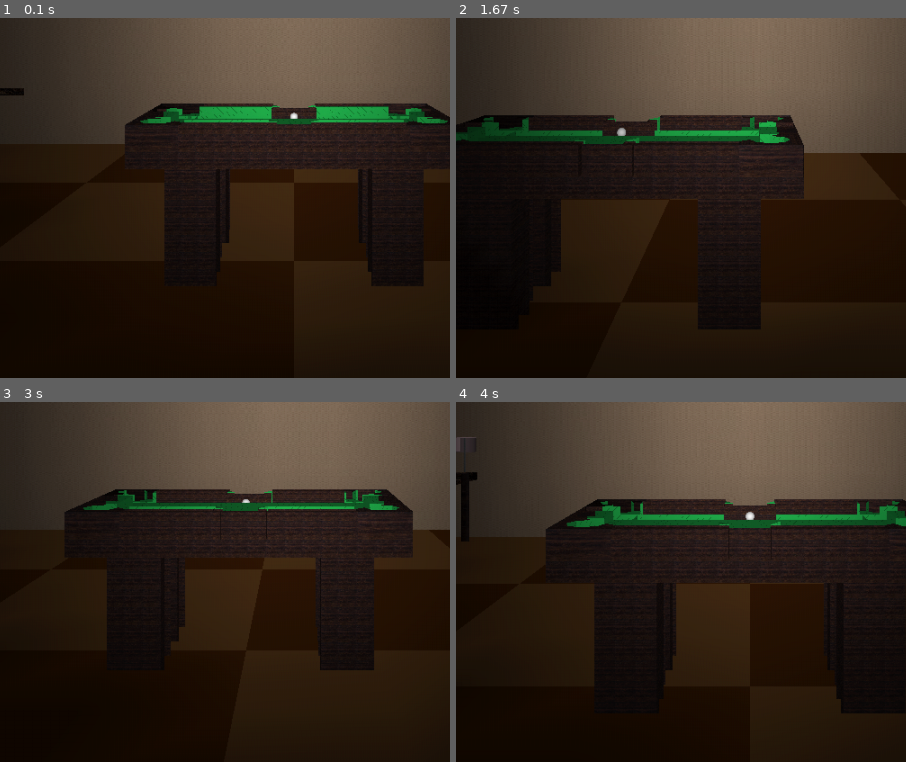
Above: before the commit, frames 1-4 (two rows, left to right).
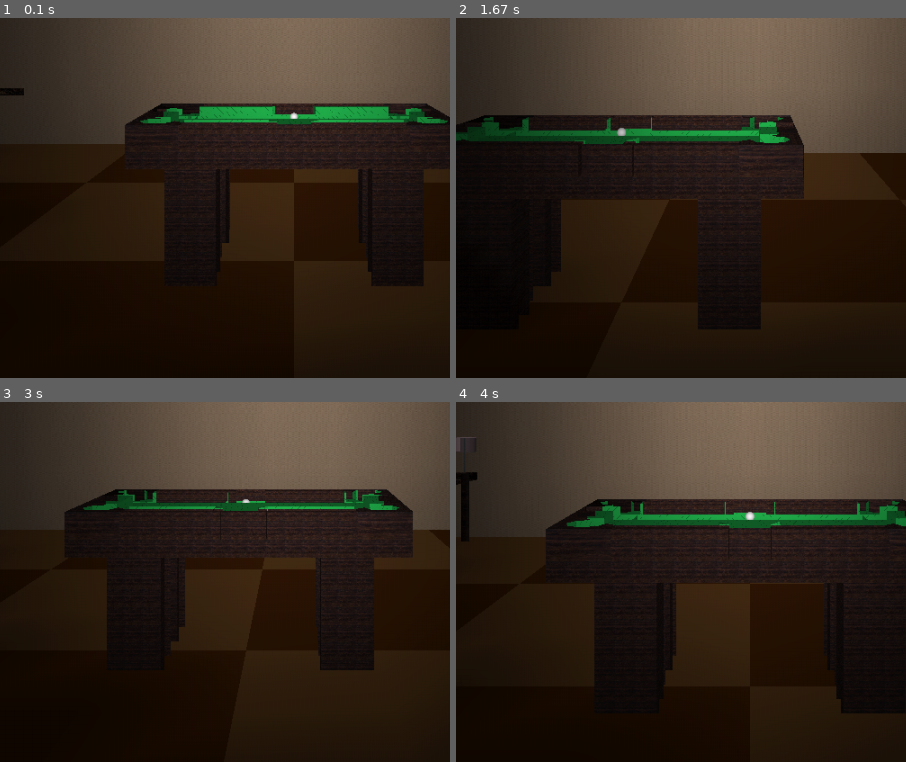
Above: after the commit, the same moments.

Repository: mikepmerritt/graphics-project-3
Game: pygame game, started from interactive_scene_pygame.py
The game is run twice, just before and just after one commit, with the same random seed, the same clock (stepped at 60 frames per second) and the same inputs.
Inputs:
- Up to frame 1 (0.1 s): no input
- Up to frame 2 (1.67 s): hold D 0.33-0.8 s; hold W 0.83-1.3 s; hold D from 1.33 s (still down)
- Up to frame 3 (3 s): release D at 1.8 s; hold A 1.83-2.37 s; hold S 2.4-2.87 s; hold A from 2.9 s (still down)
- Up to frame 4 (4 s): release A at 3.37 s; hold W 3.4-3.87 s; hold D from 3.9 s (still down)
The pictures show only the part of the screen within x 17-67%, y 49-99%; the shares and areas given below are measured in that part.

The runs differ from the first frame. In frame 1, 0.3% of the frame differs, in the area x 60-71%, y 23-29%; in frame 2, 0.4%, in the area x 32-46%, y 26-33%; in frame 3, 0.2%; in frame 4, 0.4%.

Commit message:
add more triangles and fix stretching bug

Diff:
--- a/interactive_scene_pygame.py
+++ b/interactive_scene_pygame.py
@@ -1022,8 +1022,11 @@
 
     # middles (3 x 2 x 3) # floor should be at midpoint level, hole extends down
 
-    draw_middle_hole(0, 4.75, -3.5)
+    glPushMatrix()
     draw_middle_hole(0, 4.75, 3.5)
+    glRotatef(180, 0, 1, 0)
+    draw_middle_hole(0, 4.75, 3.5)
+    glPopMatrix()
 
     glPopMatrix()
 
@@ -1135,60 +1138,42 @@
     # Draw side 1 (+z)
     glPushMatrix()
     glTranslate(-x_size/2, -y_size/2, z_size/2)
-    if stretch:
-        draw_textured_plane(x_size, y_size, x_slices, y_slices, texture_name)
-    else:
-        draw_textured_plane(x_size, y_size, x_slices, y_slices, texture_name, False)
+    draw_textured_plane(x_size, y_size, x_slices, y_slices, texture_name, stretch)
     glPopMatrix()
 
     # Draw side 2 (-z)
     glPushMatrix()
     glTranslate(x_size/2, -y_size/2, -z_size/2)
     glRotated(180, 0, 1, 0)
-    if stretch:
-        draw_textured_plane(x_size, y_size, x_slices, y_slices, texture_name)
-    else:
-        draw_textured_plane(x_size, y_size, x_slices, y_slices, texture_name, False)
+    draw_textured_plane(x_size, y_size, x_slices, y_slices, texture_name, stretch)
     glPopMatrix()
 
     # Draw side 3 (-x)
     glPushMatrix()
     glTranslate(-x_size/2, -y_size/2, -z_size/2)
     glRotatef(-90, 0, 1, 0)
-    if stretch:
-        draw_textured_plane(z_size, y_size, z_slices, y_slices, texture_name)
-    else:
-        draw_textured_plane(z_size, y_size, z_slices, y_slices, texture_name, False)
+    draw_textured_plane(z_size, y_size, z_slices, y_slices, texture_name, stretch)
     glPopMatrix()
 
     # Draw side 4 (+x)
     glPushMatrix()
     glTranslatef(x_size/2, -y_size/2, z_size/2)
     glRotatef(90, 0, 1, 0)
-    if stretch:
-        draw_textured_plane(z_size, y_size, z_slices, y_slices, texture_name)
-    else:
-        draw_textured_plane(z_size, y_size, z_slices, y_slices, texture_name, False)
+    draw_textured_plane(z_size, y_size, z_slices, y_slices, texture_name, stretch)
     glPopMatrix()
 
     # Draw side 5 (-y)
     glPushMatrix()
     glTranslatef(-x_size/2, -y_size/2, -z_size/2)
     glRotatef(90, 1, 0, 0)
-    if stretch:
-        draw_textured_plane(x_size, z_size, x_slices, z_slices, texture_name)
-    else:
-        draw_textured_plane(x_size, z_size, x_slices, z_slices, texture_name, False)
+    draw_textured_plane(x_size, z_size, x_slices, z_slices, texture_name, stretch)
     glPopMatrix()
 
     # Draw side 6 (+y)
     glPushMatrix()
     glTranslatef(-x_size/2, y_size/2, z_size/2)
     glRotatef(-90, 1, 0, 0)
-    if stretch:
-        draw_textured_plane(x_size, z_size, x_slices, z_slices, texture_name)
-    else:
-        draw_textured_plane(x_size, z_size, x_slices, z_slices, texture_name, False)
+    draw_textured_plane(x_size, z_size, x_slices, z_slices, texture_name, stretch)
     glPopMatrix()
 
     # return
@@ -1466,7 +1451,7 @@
     # Enable/Disable each time or OpenGL ALWAYS expects texturing!
     glEnable(GL_TEXTURE_2D)
 
-    glNormal3f(-0.5, 0, -0.75)
+    glNormal3f(0.75, 0, -0.5)
 
     glBegin(GL_TRIANGLE_FAN)
 
@@ -1492,23 +1477,23 @@
 
     glPushMatrix()
 
+    glNormal3f(0, 1, 0)
+
     # Enable/Disable each time or OpenGL ALWAYS expects texturing!
     glEnable(GL_TEXTURE_2D)
 
-    glNormal3f(-0.5, 0, -0.75)
-
-    # glBegin(GL_TRIANGLE_FAN)
-
-    # # glTexCoord2f(0, 0)
-    # # glVertex3f(-1, 0, 0.25)
-
-    # # glTexCoord2f(0, 1)
-    # # glVertex3f(-1, 0.75, 0.25)
-
-    # # glTexCoord2f(1, 1)
-    # # glVertex3f(-1.5, 0.75, -0.5)
-
-    # glEnd()
+    glBegin(GL_TRIANGLE_FAN)
+
+    glTexCoord2f(1, 0.25)
+    glVertex3f(-1, 0.75, 0.25)
+
+    glTexCoord2f(1.5, 0.25)
+    glVertex3f(-1.5, 0.75, 0.25)
+
+    glTexCoord2f(1.5, -0.5)
+    glVertex3f(-1.5, 0.75, -0.5)
+
+    glEnd()
 
     glDisable(GL_TEXTURE_2D)
 
@@ -1542,6 +1527,34 @@
     glDisable(GL_TEXTURE_2D)
 
     glPopMatrix()
+
+    # top right
+
+    glPushMatrix()
+
+    glNormal3f(0, 1, 0)
+
+    # Enable/Disable each time or OpenGL ALWAYS expects texturing!
+    glEnable(GL_TEXTURE_2D)
+
+    glBegin(GL_TRIANGLE_FAN)
+
+    glTexCoord2f(-1, 0.25)
+    glVertex3f(1, 0.75, 0.25)
+
+    glTexCoord2f(-1.5, 0.25)
+    glVertex3f(1.5, 0.75, 0.25)
+
+    glTexCoord2f(-1.5, -0.5)
+    glVertex3f(1.5, 0.75, -0.5)
+
+    glEnd()
+
+    glDisable(GL_TEXTURE_2D)
+
+    glPopMatrix()
+
+
 
     glPopMatrix()
 
